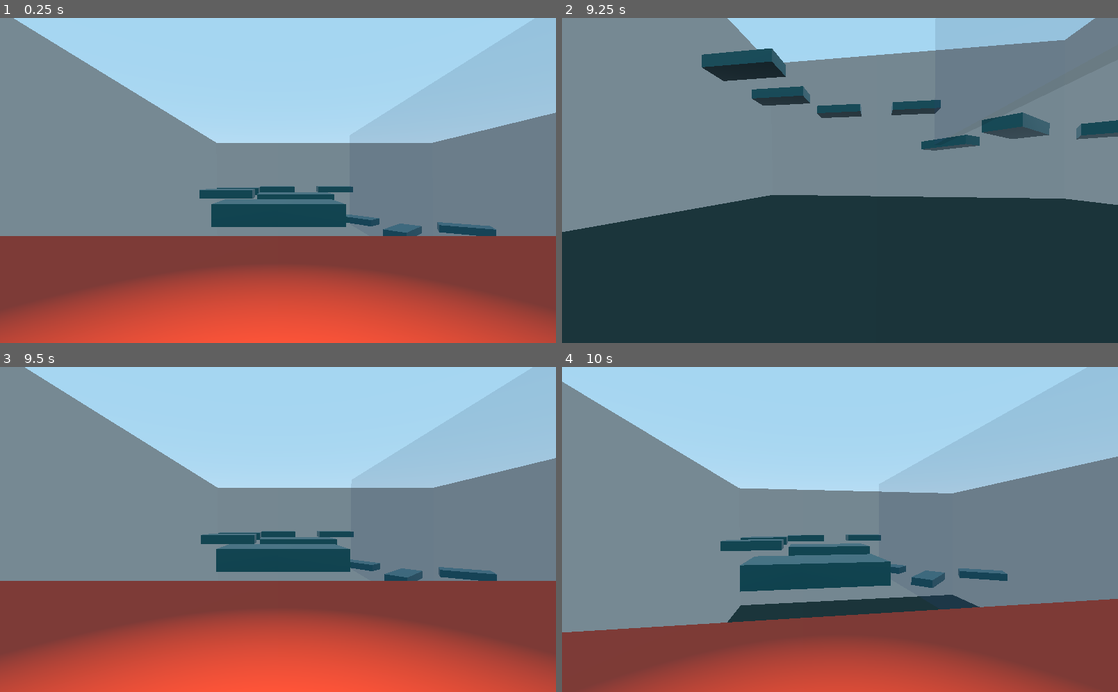
Above: before the commit, frames 1-4 (two rows, left to right).
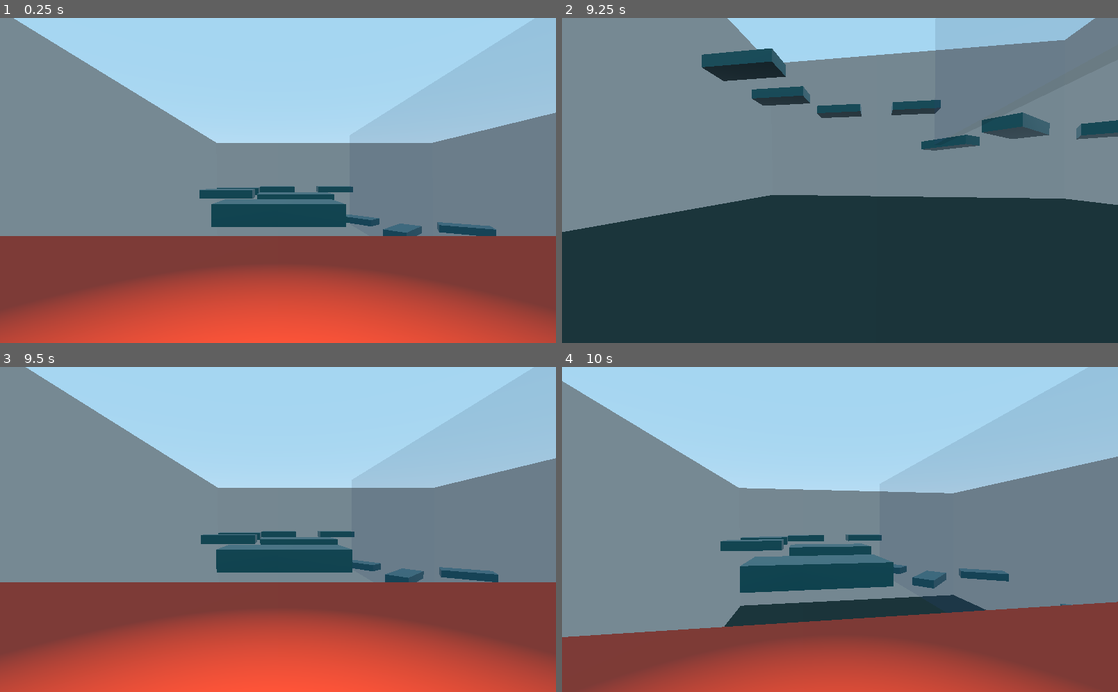
Above: after the commit, the same moments.

Repository: Keiron-Beadle/3TG_Nov_2022
Game: Godot game, scene res://FirstLevel.tscn
The game is run twice, just before and just after one commit, with the same random seed, the same clock (stepped at 60 frames per second) and the same inputs.
Inputs (mouse positions are in pixels of both pictures, inside the frame that each line leads up to):
- Up to frame 1 (0.25 s): no input
- Up to frame 2 (9.25 s): tap Enter at 0.5 s; move the mouse to (867, 180) at 0.52 s; hold W (forward) 0.53-5.78 s; tap Space (jump) at 0.77, 1.52, 3.02, 3.77, 4.52, 6.02, 6.77, 7.52, 9.02 s; move the mouse to (812, 180) at 1.27 s; move the mouse to (851, 174) at 2.02 s; move the mouse to (834, 187) at 2.77 s; move the mouse to (878, 183) at 3.52 s; tap Backspace (restart) at 4.15 s; move the mouse to (795, 177) at 4.27 s; move the mouse to (845, 180) at 5.02 s; move the mouse to (817, 174) at 5.77 s; hold D (strafe_right) 5.78-6.53 s; move the mouse to (867, 180) at 6.52 s; hold W (forward) 6.53-8.78 s; move the mouse to (812, 180) at 7.27 s; move the mouse to (851, 174) at 8.02 s; move the mouse to (834, 187) at 8.77 s; hold A (strafe_left) from 8.78 s (still down)
- Up to frame 3 (9.5 s): keep holding A (strafe_left)
- Up to frame 4 (10 s): move the mouse to (878, 532) at 9.52 s; release A (strafe_left) at 9.53 s; hold W (forward) from 9.53 s (still down); tap Space (jump) at 9.77 s

Frames 1-2 are identical in both runs. In frame 3, 0.7% of the frame differs, in the area x 0-100%, y 0-67%; in frame 4, 1.7%, in the area x 0-100%, y 4-84%.

Commit message:
Can transition into second level from first

Diff:
--- a/Game/FirstLevel.tscn
+++ b/Game/FirstLevel.tscn
@@ -252,14 +252,15 @@
 [node name="PlatformCollider" type="CollisionShape" parent="World/Platforms/Platform12"]
 shape = SubResource( 12 )
 
-[node name="Platform13" type="StaticBody" parent="World/Platforms"]
+[node name="GoalPlatform" type="StaticBody" parent="World/Platforms"]
 transform = Transform( -2.41889, 0, -4.53695, 0, 1.168, 0, 2.06739, 0, -5.30833, -140.105, 14.8553, 37.5542 )
-
-[node name="PlatformMesh" type="CSGBox" parent="World/Platforms/Platform13"]
+collision_layer = 4
+
+[node name="PlatformMesh" type="CSGBox" parent="World/Platforms/GoalPlatform"]
 transform = Transform( 1, 0, 0, 0, 1, 0, -1.49012e-08, 0, 1, 0.0640221, -6.67572e-06, -0.0349188 )
 material = SubResource( 15 )
 
-[node name="PlatformCollider" type="CollisionShape" parent="World/Platforms/Platform13"]
+[node name="PlatformCollider" type="CollisionShape" parent="World/Platforms/GoalPlatform"]
 shape = SubResource( 12 )
 
 [node name="Lights" type="Spatial" parent="."]
--- a/Game/Player_Controller.gd
+++ b/Game/Player_Controller.gd
@@ -81,8 +81,9 @@
 		var collider_layer = collision.collider.get_collision_layer()
 		if collider_layer == 2:
 			self.global_transform = restartTransform
-			self.velocity = restartVelocity
-
+			#self.velocity = restartVelocity
+		elif collider_layer == 4:
+			get_tree().change_scene("res://SecondLevel.tscn")
 
 
 	pass
--- /dev/null
+++ b/Game/SecondLevel.tscn
@@ -0,0 +1,30 @@
+[gd_scene load_steps=5 format=2]
+
+[ext_resource path="res://Player_Controller.gd" type="Script" id=1]
+[ext_resource path="res://GlobalListener.gd" type="Script" id=2]
+
+[sub_resource type="CapsuleShape" id=1]
+radius = 0.5
+
+[sub_resource type="BoxShape" id=2]
+extents = Vector3( 0.4, 0.1, 0.4 )
+
+[node name="Spatial" type="Spatial"]
+script = ExtResource( 2 )
+
+[node name="Player" type="KinematicBody" parent="."]
+transform = Transform( -4.37114e-08, 0, -1, 0, 1, 0, 1, 0, -4.37114e-08, 0, 0, 0 )
+script = ExtResource( 1 )
+
+[node name="Main_Collider" type="CollisionShape" parent="Player"]
+transform = Transform( 1, 0, 0, 0, -4.37114e-08, -1, 0, 1, -4.37114e-08, 0, 1.0761, 0 )
+shape = SubResource( 1 )
+
+[node name="Feet_Collider" type="CollisionShape" parent="Player"]
+transform = Transform( 1, 0, 0, 0, 1, 0, 0, 0, 1, 0, 0.296934, 0 )
+shape = SubResource( 2 )
+
+[node name="Pivot" type="Spatial" parent="Player"]
+transform = Transform( 1, 0, 0, 0, 1, 0, 0, 0, 1, 0, 1.60607, 0 )
+
+[node name="Player_Camera" type="Camera" parent="Player/Pivot"]
